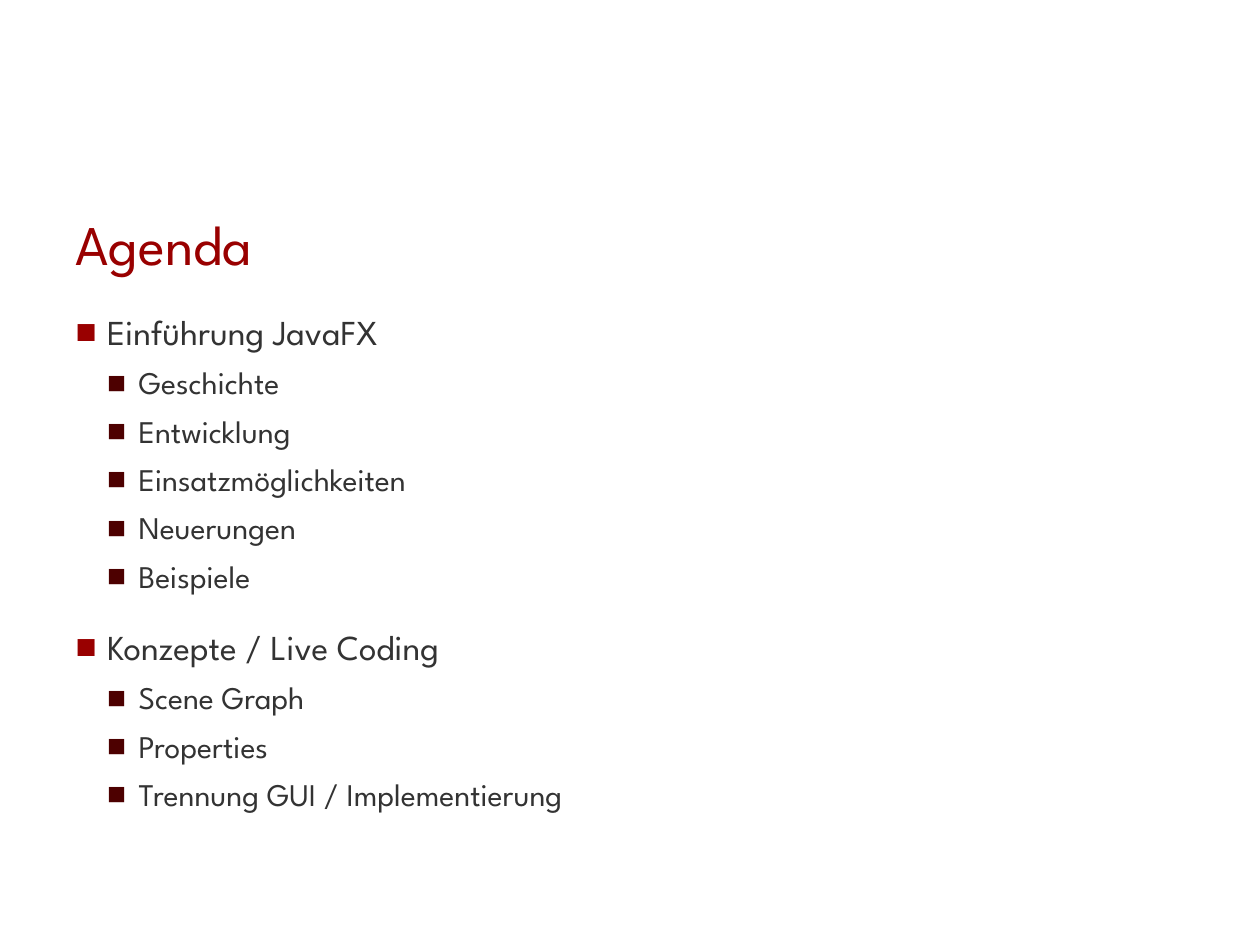
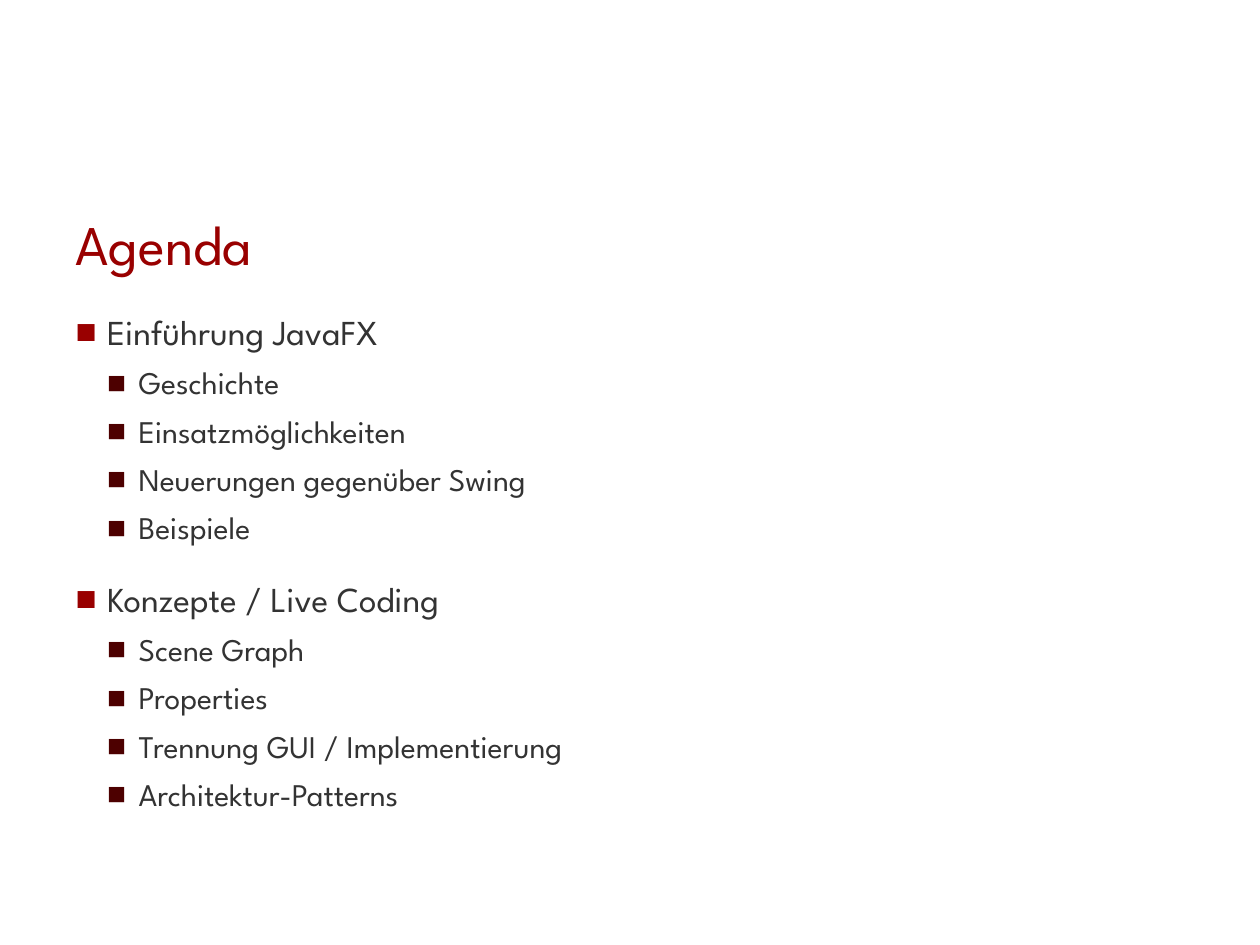
Before and after one commit to Morkunas/jfxusergroup, a slide deck: slide 2 of JavaFX-UserGroup.pptx. Drawn at 1260x945 pixels with LibreOffice and Linux fonts; fonts in the diff are those of the drawing; background and template pictures are left out. Boxes give left, top, right and bottom in pixels: in the first picture for what was removed or moved away, otherwise in the second. Text is boxed around its words. In the diff, an @@ line names an element or a change of style, - is before the commit and + after.

Commit message:
- updated slides

```diff
--- a/JavaFX-UserGroup.pptx
+++ b/JavaFX-UserGroup.pptx
@@ text at <box>139,421,291,450</box>: paragraph removed @@
-  ■ Entwicklung
@@ text at <box>139,469,526,498</box>: text changed @@
-  ■ Neuerungen
+  ■ Neuerungen gegenüber Swing
@@ text at <box>139,784,399,807</box>: paragraph added @@
+  ■ Architektur-Patterns
```
Also in this commit, not shown: 1 other slide changed, 6 slides added, 2 slides removed.
